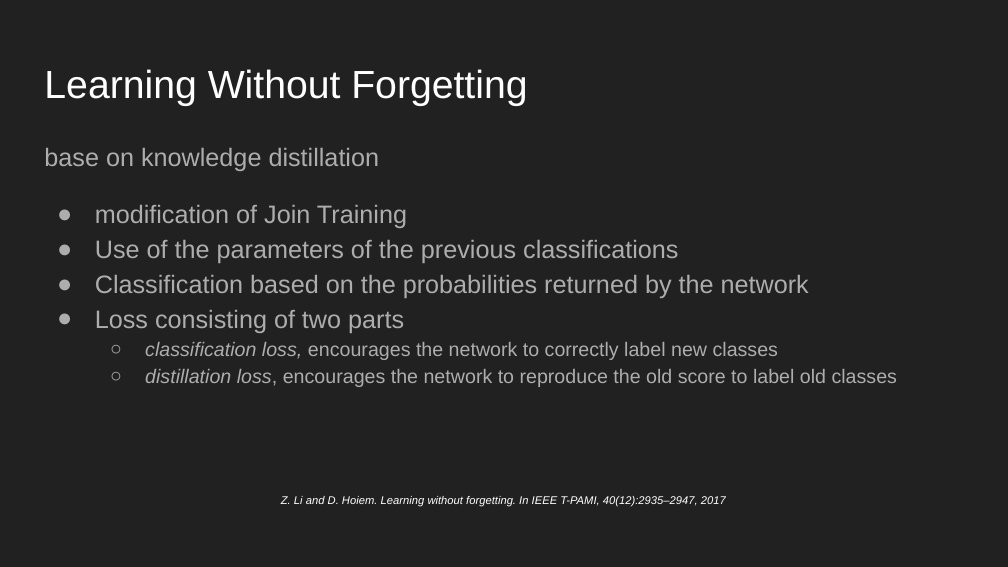
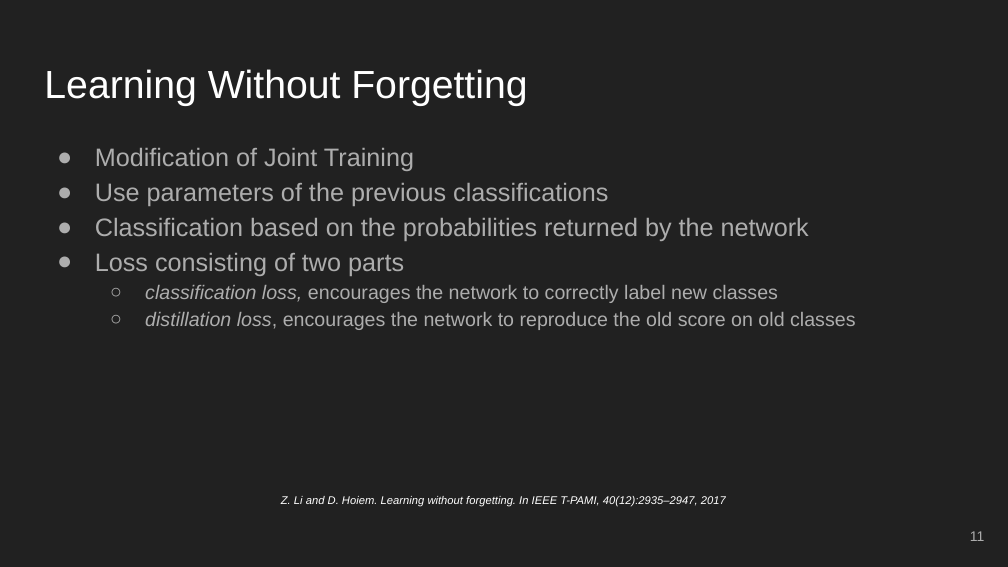
Before and after one commit to danielegenta/Progetto-MLDL, a slide deck: slide 11 of Report/Slides/MLDL_slides.pptx. Drawn at 1008x567 pixels with LibreOffice and Linux fonts; fonts in the diff are those of the drawing. Boxes give left, top, right and bottom in pixels: in the first picture for what was removed or moved away, otherwise in the second. Text is boxed around its words. In the diff, an @@ line names an element or a change of style, - is before the commit and + after.

```diff
--- a/Report/Slides/MLDL_slides.pptx
+++ b/Report/Slides/MLDL_slides.pptx
@@ text at (95,148,608,206): text changed @@
-base on knowledge distillation
-● modification of Join Training
-● Use of the parameters of the previous classifications
+● Modification of Joint Training
+● Use parameters of the previous classifications
@@ text at (145,312,855,330): text changed @@
-  ○ distillation loss, encourages the network to reproduce the old score to label old classes
+  ○ distillation loss, encourages the network to reproduce the old score on old classes
@@ page number added at (970,531,984,541), 10 pt, text #ADADAD @@
+11
```
Also in this commit, not shown: 33 other slides changed, 1 slide added, 1 slide removed.
